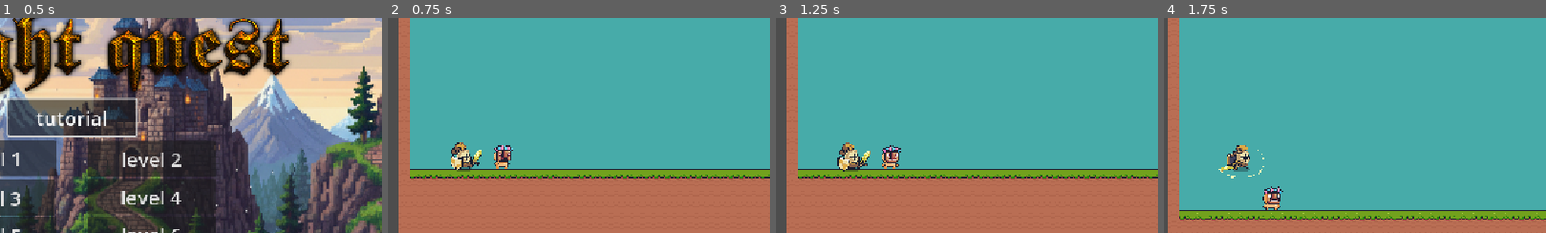
Above: before the commit, frames 1-4 (left to right).
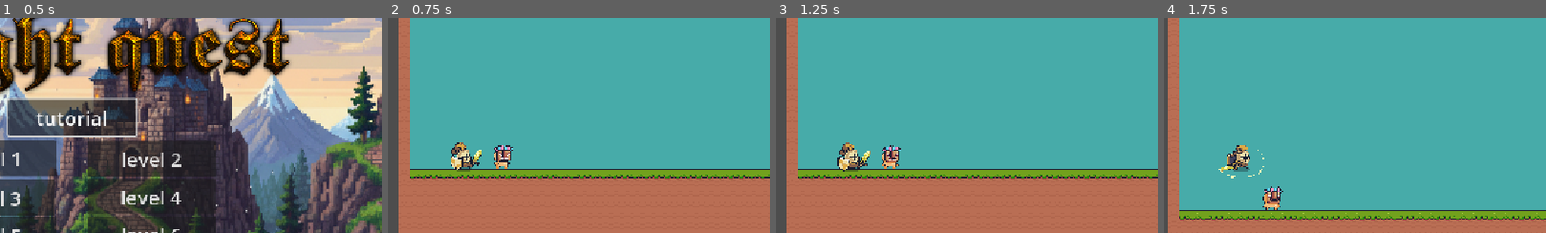
Above: after the commit, the same moments.

Repository: vandohman7/vans-first-game
Game: Godot game, scene res://scenes/main_menu.tscn
Same seed, same stepped clock (60 frames per second), same inputs: the game is played once before the commit and once after it.
Inputs:
- Up to frame 1 (0.5 s): no input
- Up to frame 2 (0.75 s): click "level 1" at 0.5 s
- Up to frame 3 (1.25 s): no input
- Up to frame 4 (1.75 s): hold D (right) from 1.28 s (still down); tap E (attack) at 1.35 s; tap Space (jump) at 1.52 s
The pictures show only the part of the screen within x 40-90%, y 17-67%; the shares and areas given below are measured in that part.

Frame 1 is identical in both runs. In frame 2, less than 0.1% of the frame differs, in the area x 27-33%, y 60-70%; in frame 3, 0.1%; in frame 4, less than 0.1%.

Commit message:
uaGIuiuiuiuiuiuiuiuiuiuib 😘🐱‍🐉🐱‍🐉💋👏efwsgh

Diff:
--- a/project.godot
+++ b/project.godot
@@ -16,7 +16,7 @@
 
 [display]
 
-window/size/mode=2
+window/size/mode=3
 window/stretch/mode="canvas_items"
 
 [editor]
@@ -90,22 +90,24 @@
 main_menu={
 "deadzone": 0.2,
 "events": [Object(InputEventJoypadButton,"resource_local_to_scene":false,"resource_name":"","device":-1,"button_index":14,"pressure":0.0,"pressed":true,"script":null)
+, Object(InputEventKey,"resource_local_to_scene":false,"resource_name":"","device":-1,"window_id":0,"alt_pressed":false,"shift_pressed":false,"ctrl_pressed":false,"meta_pressed":false,"pressed":false,"keycode":0,"physical_keycode":4194305,"key_label":0,"unicode":0,"location":0,"echo":false,"script":null)
 ]
 }
 quit={
 "deadzone": 0.2,
-"events": [Object(InputEventJoypadButton,"resource_local_to_scene":false,"resource_name":"","device":-1,"button_index":12,"pressure":0.0,"pressed":true,"script":null)
-]
+"events": []
 }
 cesc={
 "deadzone": 0.2,
 "events": [Object(InputEventJoypadButton,"resource_local_to_scene":false,"resource_name":"","device":-1,"button_index":6,"pressure":0.0,"pressed":true,"script":null)
+, Object(InputEventKey,"resource_local_to_scene":false,"resource_name":"","device":-1,"window_id":0,"alt_pressed":false,"shift_pressed":false,"ctrl_pressed":false,"meta_pressed":false,"pressed":false,"keycode":0,"physical_keycode":80,"key_label":0,"unicode":112,"location":0,"echo":false,"script":null)
 ]
 }
 attack={
 "deadzone": 0.2,
 "events": [Object(InputEventJoypadButton,"resource_local_to_scene":false,"resource_name":"","device":-1,"button_index":3,"pressure":0.0,"pressed":true,"script":null)
 , Object(InputEventKey,"resource_local_to_scene":false,"resource_name":"","device":-1,"window_id":0,"alt_pressed":false …(183 unchanged characters)…
+, Object(InputEventMouseButton,"resource_local_to_scene":false,"resource_name":"","device":-1,"window_id":0,"alt_pressed":false,"shift_pressed":false,"ctrl_pressed":false,"meta_pressed":false,"button_mask":0,"position":Vector2(0, 0),"global_position":Vector2(0, 0),"factor":1.0,"button_index":1,"canceled":false,"pressed":false,"double_click":false,"script":null)
 ]
 }
 
--- a/scenes/collectablse/enemy.tscn
+++ b/scenes/collectablse/enemy.tscn
@@ -92,10 +92,13 @@
 }]
 
 [sub_resource type="RectangleShape2D" id="RectangleShape2D_4gyqm"]
-size = Vector2(27, 29)
+size = Vector2(25.46875, 29)
+
+[sub_resource type="RectangleShape2D" id="RectangleShape2D_mxbal"]
+size = Vector2(24, 29.5)
 
 [sub_resource type="RectangleShape2D" id="RectangleShape2D_4ra3w"]
-size = Vector2(27, 29)
+size = Vector2(27.000004, 30.75)
 
 [node name="enemy" type="RigidBody2D"]
 script = ExtResource("1_md0e3")
@@ -109,7 +112,7 @@
 frame_progress = 0.3707389
 
 [node name="CollisionShape2D" type="CollisionShape2D" parent="."]
-position = Vector2(4.5, -1.5)
+position = Vector2(4, -1)
 shape = SubResource("RectangleShape2D_4gyqm")
 
 [node name="HealthComponent" parent="." instance=ExtResource("3_0xr65")]
@@ -119,16 +122,17 @@
 collision_layer = 2
 health_component = NodePath("../HealthComponent")
 
-[node name="CollisionShape2D" type="CollisionShape2D" parent="HitboxComponent"]
-position = Vector2(4.5, -1.5)
-shape = SubResource("RectangleShape2D_4ra3w")
+[node name="hurtbox" type="CollisionShape2D" parent="HitboxComponent"]
+position = Vector2(5, -1.25)
+shape = SubResource("RectangleShape2D_mxbal")
 
 [node name="HurtboxComponent" parent="." instance=ExtResource("5_mxbal")]
+position = Vector2(-43, -2)
 collision_layer = 2
 hurtbox_damage = 2000.0
 
-[node name="CollisionShape2D" type="CollisionShape2D" parent="HurtboxComponent"]
-position = Vector2(4.5, -1.5)
+[node name="hitbox" type="CollisionShape2D" parent="HurtboxComponent"]
+position = Vector2(47.500004, 0.625)
 shape = SubResource("RectangleShape2D_4ra3w")
 
 [connection signal="health_is_zero" from="HealthComponent" to="." method="_on_health_component_health_is_zero"]
Not shown: 1 places in scenes/collectablse/enemy.tscn that only renumber resources
